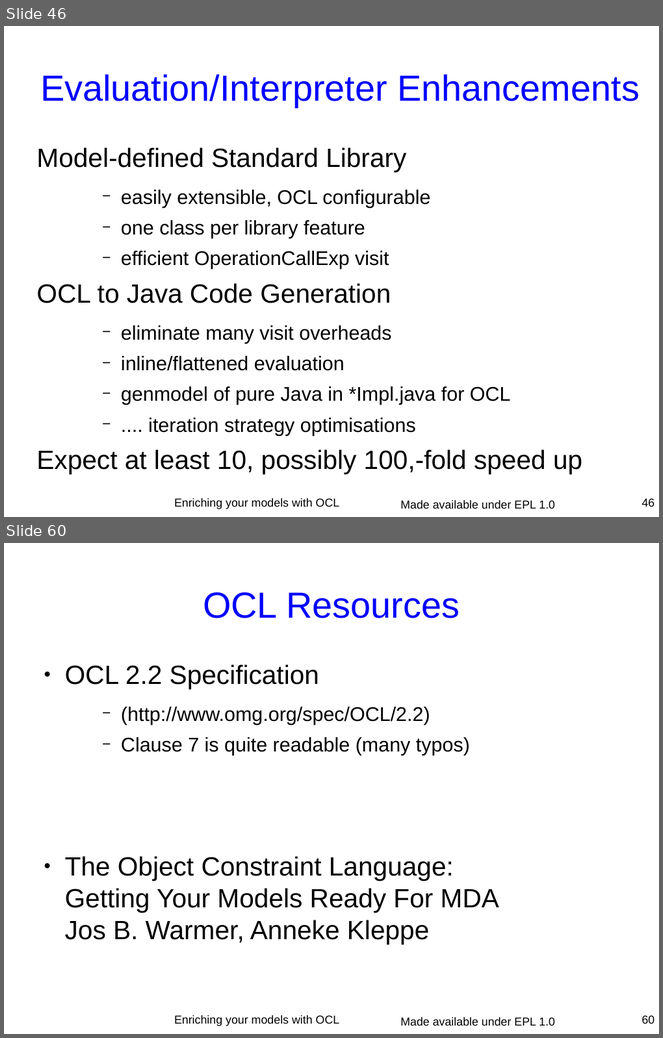
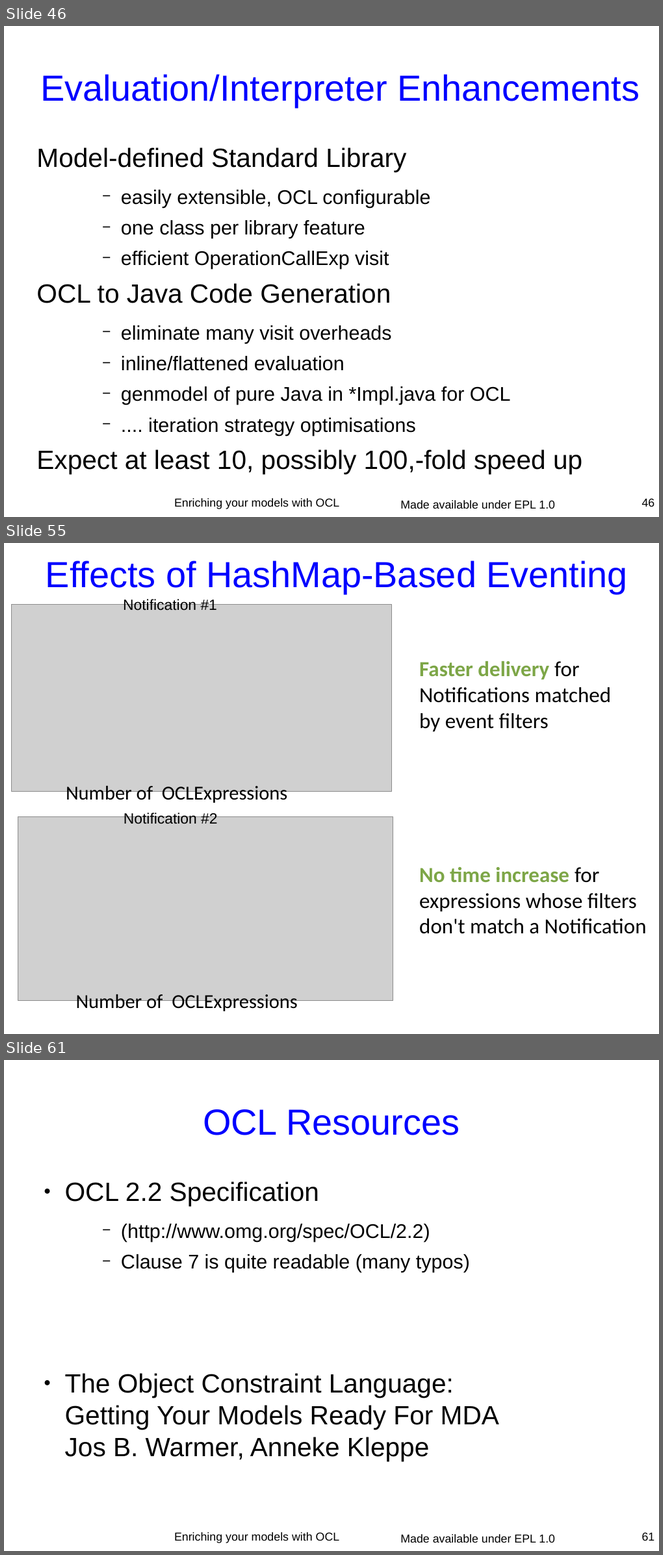
Before and after one commit to eclipse-ocl/ocl-website, a slide deck: ocl/docs/publications/ESE2010LongTalk/EnrichingWithOCL.odp. Shown one above the other, each under a label of ours: slides 46 and 60 before the commit, slides 46, 55 and 61 after it; the slides between them are not shown. The pictures are 663x1038 and 663x1555 pixels, drawn with LibreOffice and Linux fonts; fonts in the diff are those of the drawing; grey boxes stand for pictures. Boxes give left, top, right and bottom in pixels: in the first picture for what was removed or moved away, otherwise in the second. Text is boxed around its words. In the diff, an @@ line names an element or a change of style, - is before the commit and + after.

```diff
--- a/ocl/docs/publications/ESE2010LongTalk/EnrichingWithOCL.odp
+++ b/ocl/docs/publications/ESE2010LongTalk/EnrichingWithOCL.odp
@@ slide 55 added at [4, 543, 659, 1034], background #FFFFFF @@
@@ title added at [46, 561, 628, 594], 44 pt, text #0000FF @@
+Effects of HashMap-Based Eventing
@@ text added at [123, 598, 217, 610], 18 pt, text #000000 @@
+Notification #1
@@ picture added at [12, 604, 392, 791] @@
@@ text added at [419, 661, 647, 934], 26 pt, text #000000 @@
+Faster delivery for
+Notifications matched
+by event filters
+No time increase for
+expressions whose filters
+don't match a Notification
@@ text added at [66, 786, 288, 805], 24 pt, text #000000 @@
+Number of OCLExpressions
@@ text added at [124, 812, 217, 824], 18 pt, text #000000 @@
+Notification #2
@@ picture added at [18, 817, 393, 1001] @@
@@ text added at [76, 995, 298, 1013], 24 pt, text #000000 @@
+Number of OCLExpressions
@@ what was slide 60 is now slide 61 @@
@@ page number at [642, 1533, 655, 1541]: text changed @@
-60
+61
```
Also in this commit, not shown: 3 slides changed, 10 other slides added, 10 slides removed.
